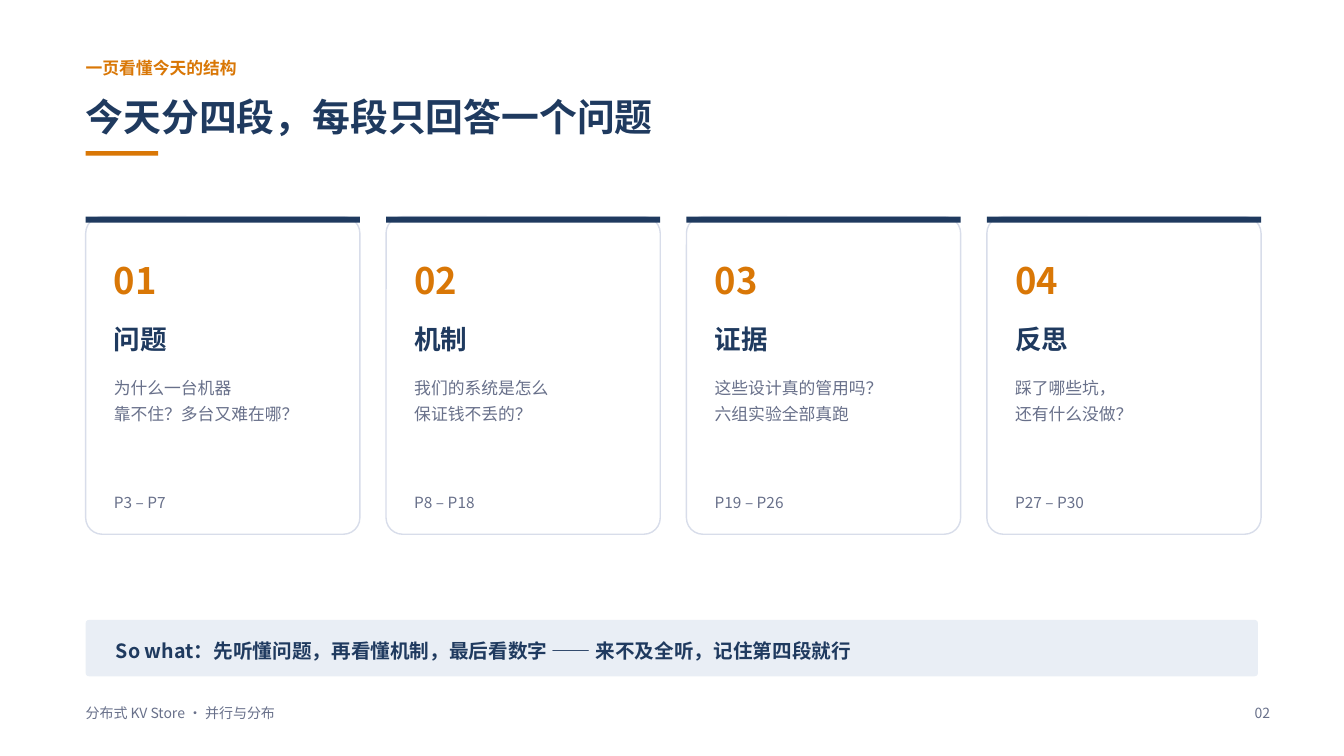
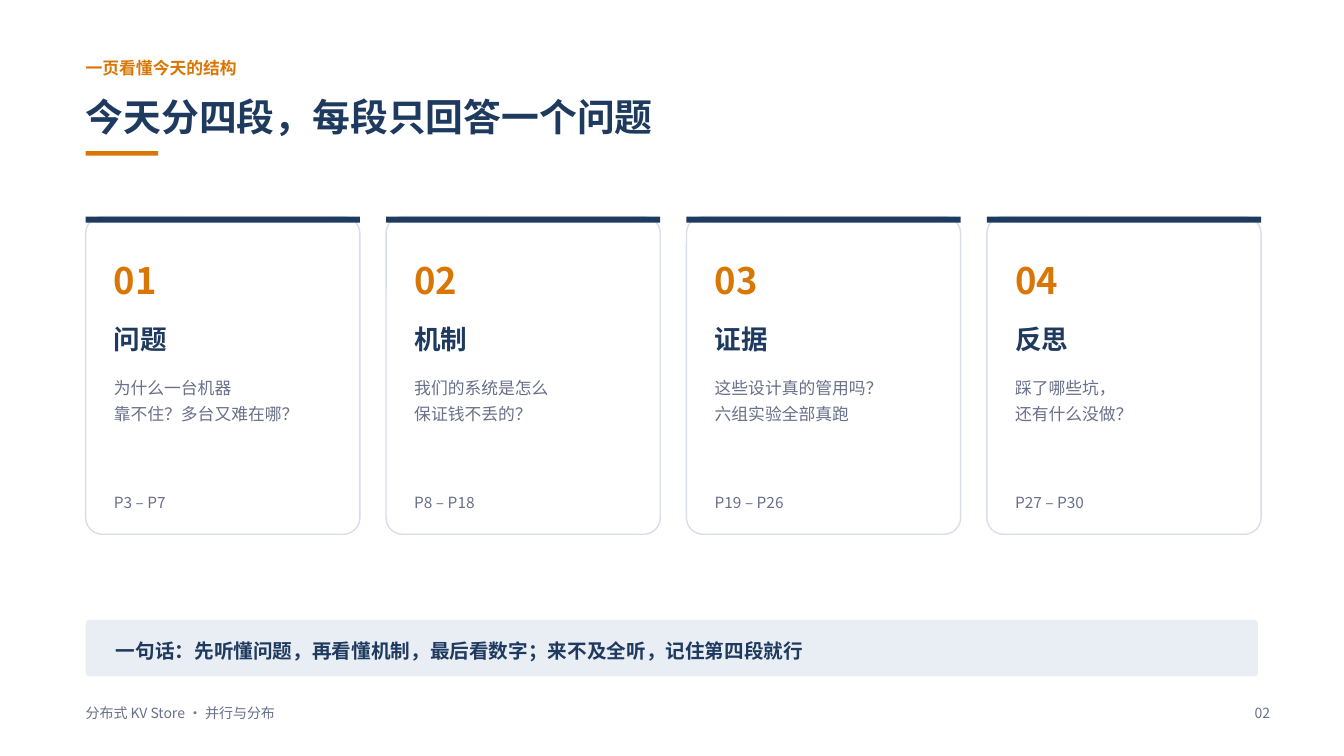
Before and after one commit to L1tiansuo/distributed-kv-store, a slide deck: slide 2 of ppt/分布式KV Store 讲解_v2.pptx. Drawn at 1344x756 pixels with LibreOffice and Linux fonts; fonts in the diff are those of the drawing. Boxes give left, top, right and bottom in pixels: in the first picture for what was removed or moved away, otherwise in the second. Text is boxed around its words. In the diff, an @@ line names an element or a change of style, - is before the commit and + after.

```diff
--- a/ppt/分布式KV Store 讲解_v2.pptx
+++ b/ppt/分布式KV Store 讲解_v2.pptx
@@ text at box(116, 641, 803, 662): text changed @@
-So what：先听懂问题，再看懂机制，最后看数字 —— 来不及全听，记住第四段就行
+一句话：先听懂问题，再看懂机制，最后看数字；来不及全听，记住第四段就行
```
Also in this commit, not shown: 25 other slides changed, 3 other files.
